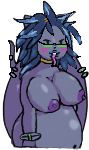
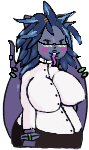
Layer changes from the first 89 x 150 image to the second:
added layer "TeachersOutfit" above "FarmersOveralls" over [11, 44, 86, 149]
